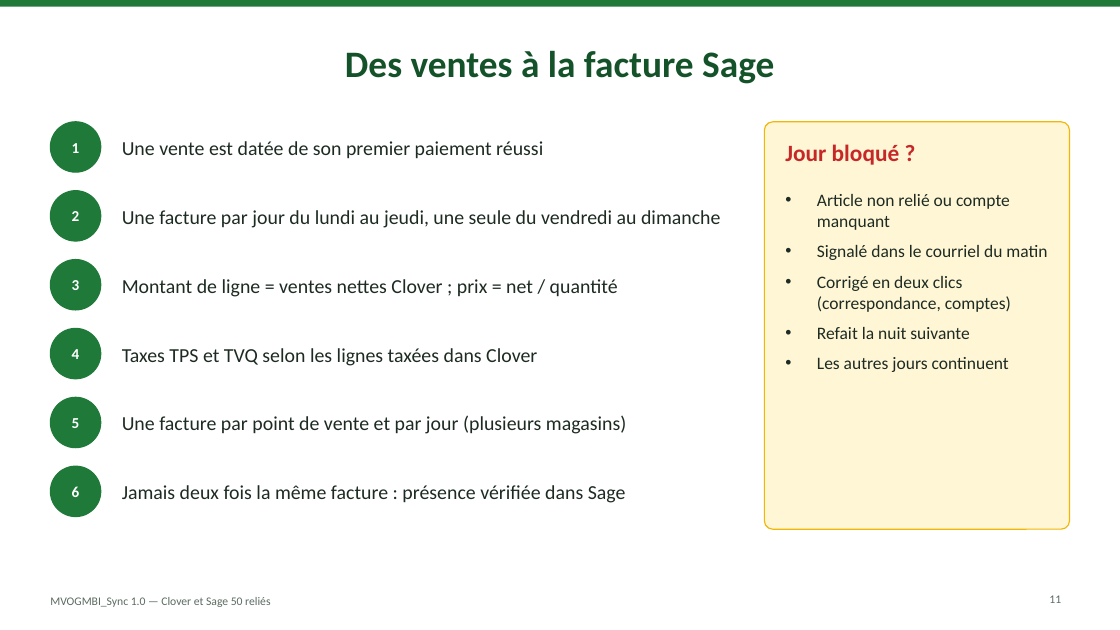
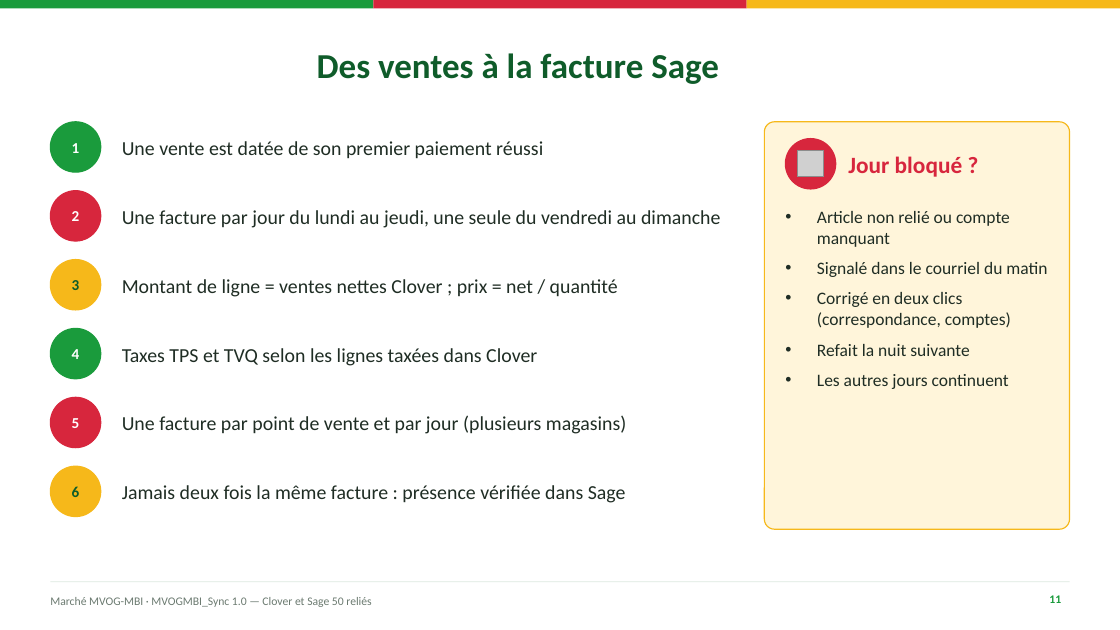
Before and after one commit to mteingueng-dot/MVOGMBI_Sync_2026.1, a slide deck: slide 11 of documentation/Presentation_MVOGMBI_Sync.pptx. Drawn at 1120x630 pixels with LibreOffice and Linux fonts; fonts in the diff are those of the drawing; grey boxes stand for pictures; background and template pictures are left out. Boxes give left, top, right and bottom in pixels: in the first picture for what was removed or moved away, otherwise in the second. Text is boxed around its words. In the diff, an @@ line names an element or a change of style, - is before the commit and + after.

```diff
--- a/documentation/Presentation_MVOGMBI_Sync.pptx
+++ b/documentation/Presentation_MVOGMBI_Sync.pptx
@@ rectangle added at box(0, 0, 373, 8), fill #1A9B3C @@
@@ title "Des ventes à la facture ..." at box(317, 53, 719, 84): size 32 to 30 pt, text colour #14532A to #0F5C2A @@
@@ rectangle: place and size @@
-rectangle at box(0, 0, 1120, 7)
+rectangle at box(373, 0, 746, 8)
@@ rectangle at box(373, 0, 746, 8): fill #1F7A3A to #D7263D @@
@@ rectangle added at box(747, 0, 1120, 8), fill #F6B81A @@
@@ ellipse at box(50, 122, 101, 172): fill #1F7A3A to #1A9B3C; outline #1F7A3A 1 pt to #1A9B3C 1 pt @@
@@ rounded rectangle at box(765, 122, 1070, 529): fill #FFF6D6 to #FFF5DA; outline #F2B705 1 pt to #F6B81A 1 pt; proportions changed @@
@@ ellipse added at box(786, 139, 836, 189), fill #D7263D, outline #D7263D 1 pt @@
@@ text "Jour bloqué ?": place and size @@
-text "Jour bloqué ?" at box(785, 144, 900, 165)
+text "Jour bloqué ?" at box(848, 156, 963, 177)
@@ text "Jour bloqué ?" at box(848, 156, 963, 177): text colour #C62828 to #D7263D; vertical alignment top to middle @@
@@ picture added at box(797, 150, 823, 176) @@
@@ ellipse at box(50, 191, 101, 241): fill #1F7A3A to #D7263D; outline #1F7A3A 1 pt to #D7263D 1 pt @@
@@ text "Article non relié ou compte ...": place and size @@
-text "Article non relié ou compte ..." at box(817, 194, 1047, 372)
+text "Article non relié ou compte ..." at box(817, 211, 1047, 389)
@@ text "Article non relié ou compte ..." at box(817, 211, 1047, 389): text colour #1D2B22 to #1F2D24 @@
@@ text "3" at box(72, 280, 80, 290): text colour #FFFFFF to #0F5C2A @@
@@ ellipse at box(50, 260, 101, 310): fill #1F7A3A to #F6B81A; outline #1F7A3A 1 pt to #F6B81A 1 pt @@
@@ ellipse at box(50, 329, 101, 379): fill #1F7A3A to #1A9B3C; outline #1F7A3A 1 pt to #1A9B3C 1 pt @@
@@ ellipse at box(50, 397, 101, 448): fill #1F7A3A to #D7263D; outline #1F7A3A 1 pt to #D7263D 1 pt @@
@@ text "6" at box(72, 486, 80, 497): text colour #FFFFFF to #0F5C2A @@
@@ ellipse at box(50, 466, 101, 517): fill #1F7A3A to #F6B81A; outline #1F7A3A 1 pt to #F6B81A 1 pt @@
@@ text at box(50, 597, 371, 607): text changed; text colour #5B6B61 to #6B7A70 @@
-MVOGMBI_Sync 1.0 — Clover et Sage 50 reliés
+Marché MVOG-MBI · MVOGMBI_Sync 1.0 — Clover et Sage 50 reliés
@@ rectangle added at box(50, 581, 1070, 582), fill #DDE8E0 @@
@@ page number at box(1049, 595, 1061, 603): text colour #5B6B61 to #1A9B3C, bold on @@
```
Also in this commit, not shown: 29 other slides changed, 40 other files.
